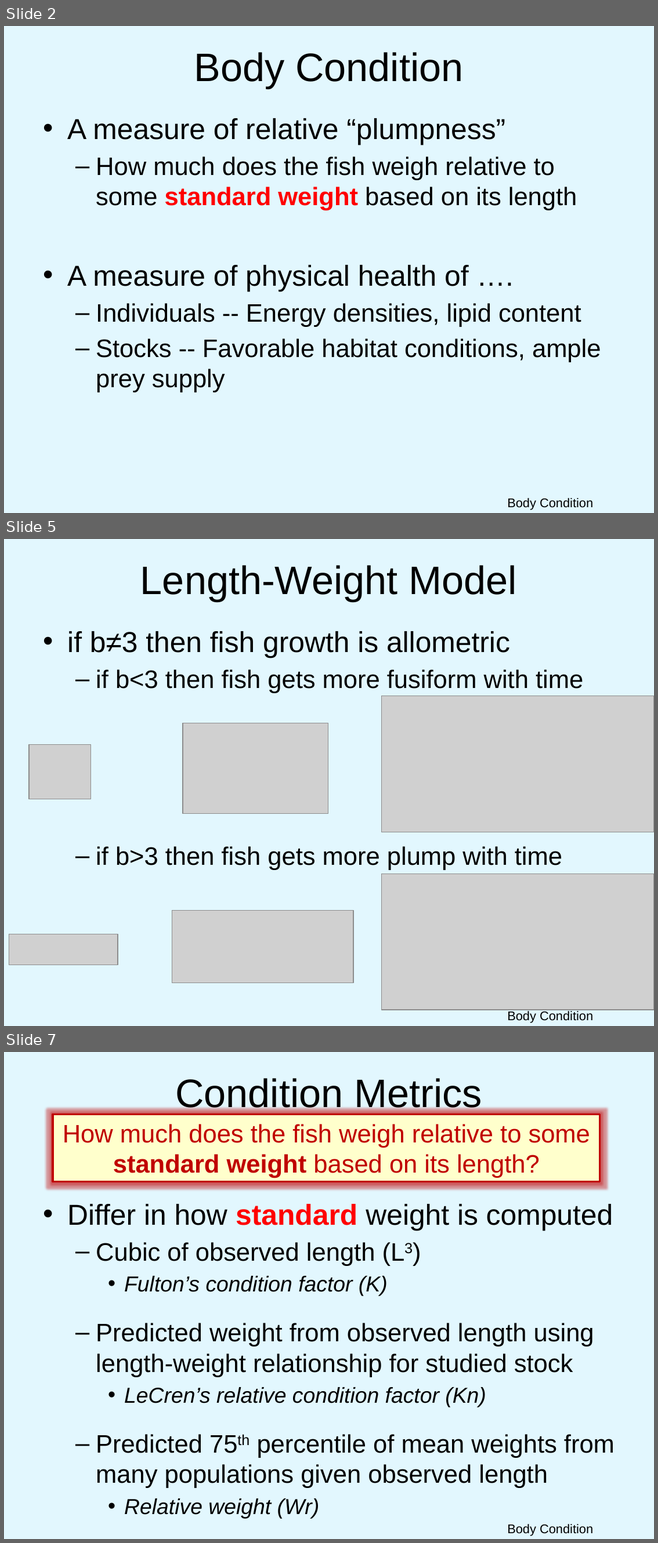
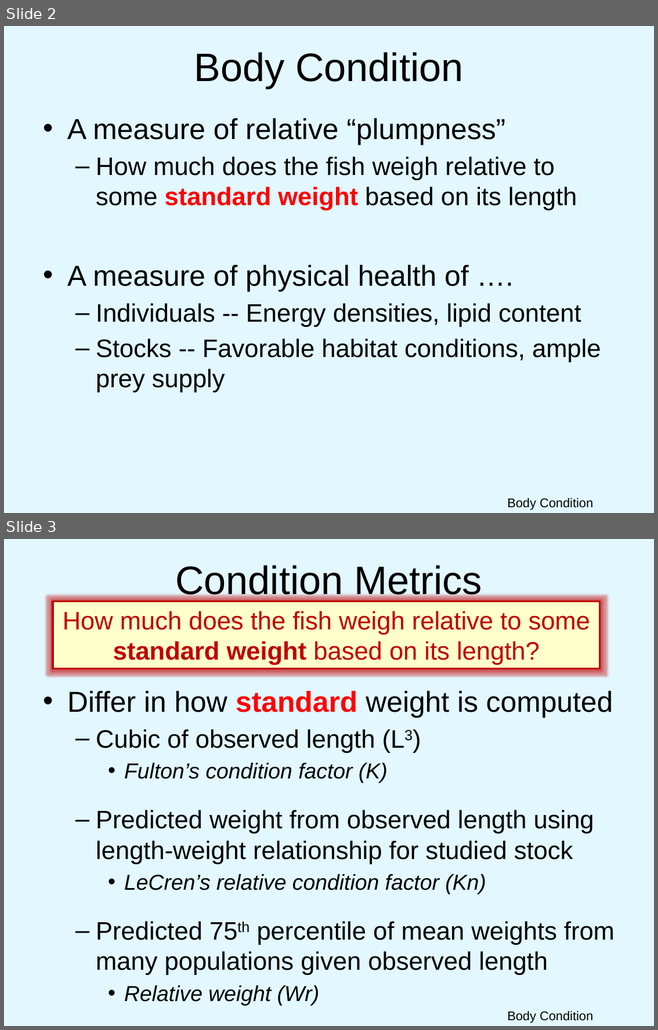
Before and after one commit to droglenc/NCNRS349, a slide deck: modules/Condition/PPT.pptx. Shown one above the other, each under a label of ours: slides 2, 5 and 7 before the commit, slides 2 and 3 after it; the slides between them are not shown. The pictures are 658x1543 and 658x1030 pixels, drawn with LibreOffice and Linux fonts; fonts in the diff are those of the drawing; grey boxes stand for pictures; background and template pictures are left out. Boxes give left, top, right and bottom in pixels: in the first picture for what was removed or moved away, otherwise in the second. Text is boxed around its words. In the diff, an @@ line names an element or a change of style, - is before the commit and + after.

Commit message:
Fixed W-L and Condition PPTs

```diff
--- a/modules/Condition/PPT.pptx
+++ b/modules/Condition/PPT.pptx
@@ slide 5 removed at (x1=4, y1=539, x2=654, y2=1026), background picture (left out) @@
@@ title removed at (x1=140, y1=565, x2=517, y2=602) @@
-Length-Weight Model
@@ text removed at (x1=67, y1=631, x2=583, y2=870) @@
-• if b≠3 then fish growth is allometric
-  – if b<3 then fish gets more fusiform with time
-  – if b>3 then fish gets more plump with time
@@ picture removed at (x1=382, y1=696, x2=654, y2=832) @@
@@ picture removed at (x1=183, y1=723, x2=328, y2=814) @@
@@ picture removed at (x1=29, y1=745, x2=90, y2=799) @@
@@ picture removed at (x1=382, y1=874, x2=654, y2=1010) @@
@@ picture removed at (x1=172, y1=911, x2=353, y2=983) @@
@@ picture removed at (x1=9, y1=934, x2=118, y2=965) @@
@@ text removed at (x1=507, y1=1010, x2=593, y2=1023) @@
-Body Condition
@@ what was slide 7 is now slide 3 @@
```
Also in this commit, not shown: 1 slide changed, 3 other slides removed, 1 other file.
